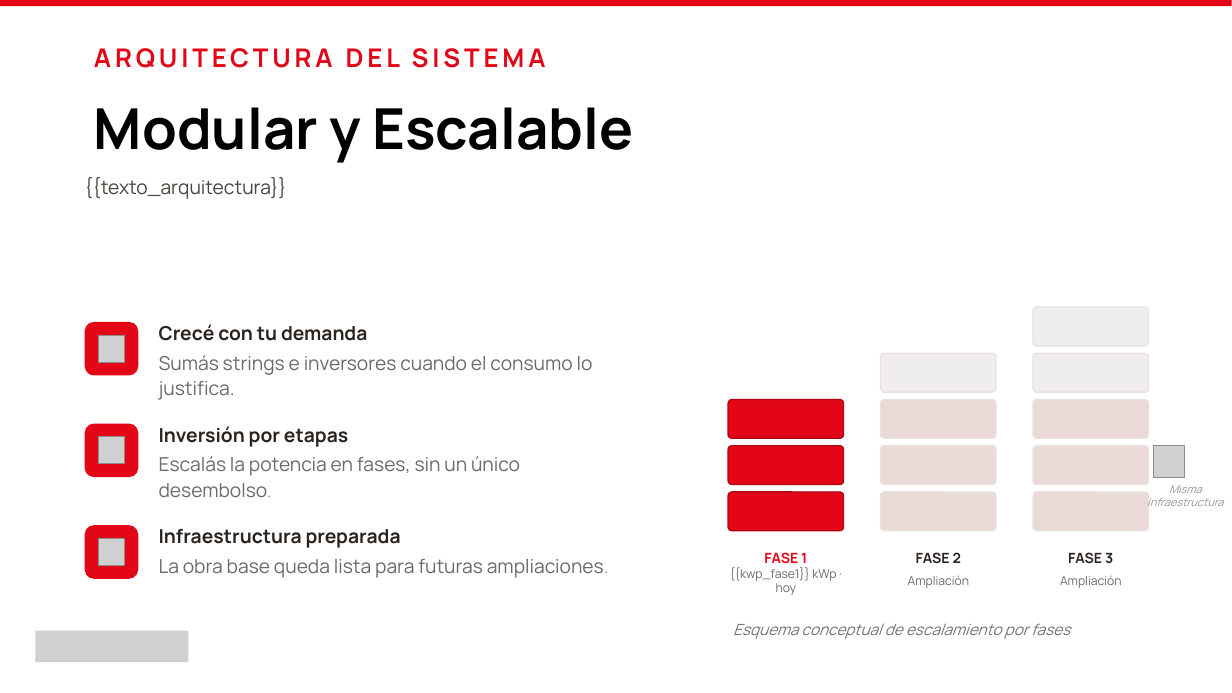
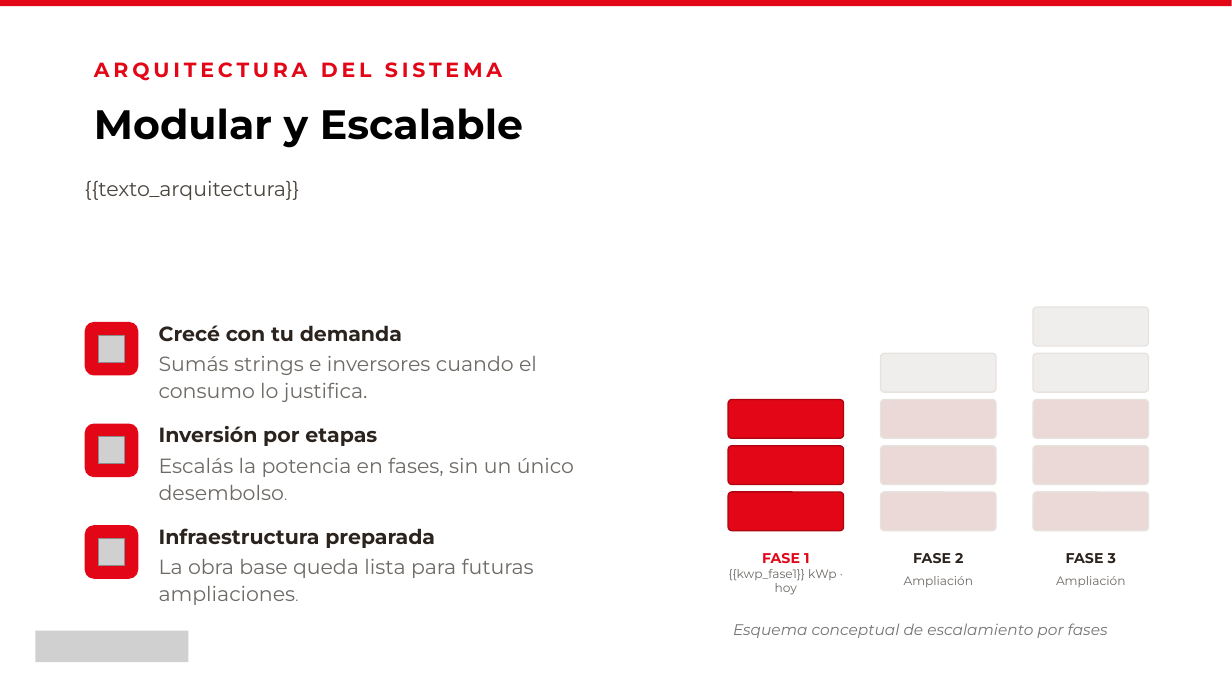
Before and after one commit to stchigel/estudio-de-prefactibilidad-dynamic, a slide deck: slide 5 of backend/exportes/plantillas/prefactibilidad.pptx. Drawn at 1232x693 pixels with LibreOffice and Linux fonts; fonts in the diff are those of the drawing; grey boxes stand for pictures. Boxes give left, top, right and bottom in pixels: in the first picture for what was removed or moved away, otherwise in the second. Text is boxed around its words. In the diff, an @@ line names an element or a change of style, - is before the commit and + after.

```diff
--- a/backend/exportes/plantillas/prefactibilidad.pptx
+++ b/backend/exportes/plantillas/prefactibilidad.pptx
@@ title "ARQUITECTURA DEL SISTEMA Modular y ..." at (94,62,523,148): size 20 to 16 pt in "ARQUITECTURA DEL SISTEMA"; size 44 to 32 pt in "Modular y Escalable"; font Manrope to Montserrat @@
@@ picture removed at (1153,445,1185,477) @@
@@ text removed at (1147,485,1223,506) @@
-Misma
-infraestructura
@@ size 15 to 16 pt, font Manrope to Montserrat in 7 elements at (85,180,300,200), (159,325,402,342), (159,356,537,402), (159,426,377,446), (159,457,574,500), (159,528,435,548), (159,559,534,605) @@
@@ font Manrope to Montserrat in 7 elements at (762,553,810,563), (729,569,837,595), (913,553,963,563), (904,576,973,588), (1066,553,1116,563), (1056,576,1125,587), (733,623,1108,638) @@
```
Also in this commit, not shown: 15 other slides changed, 3 other files.
